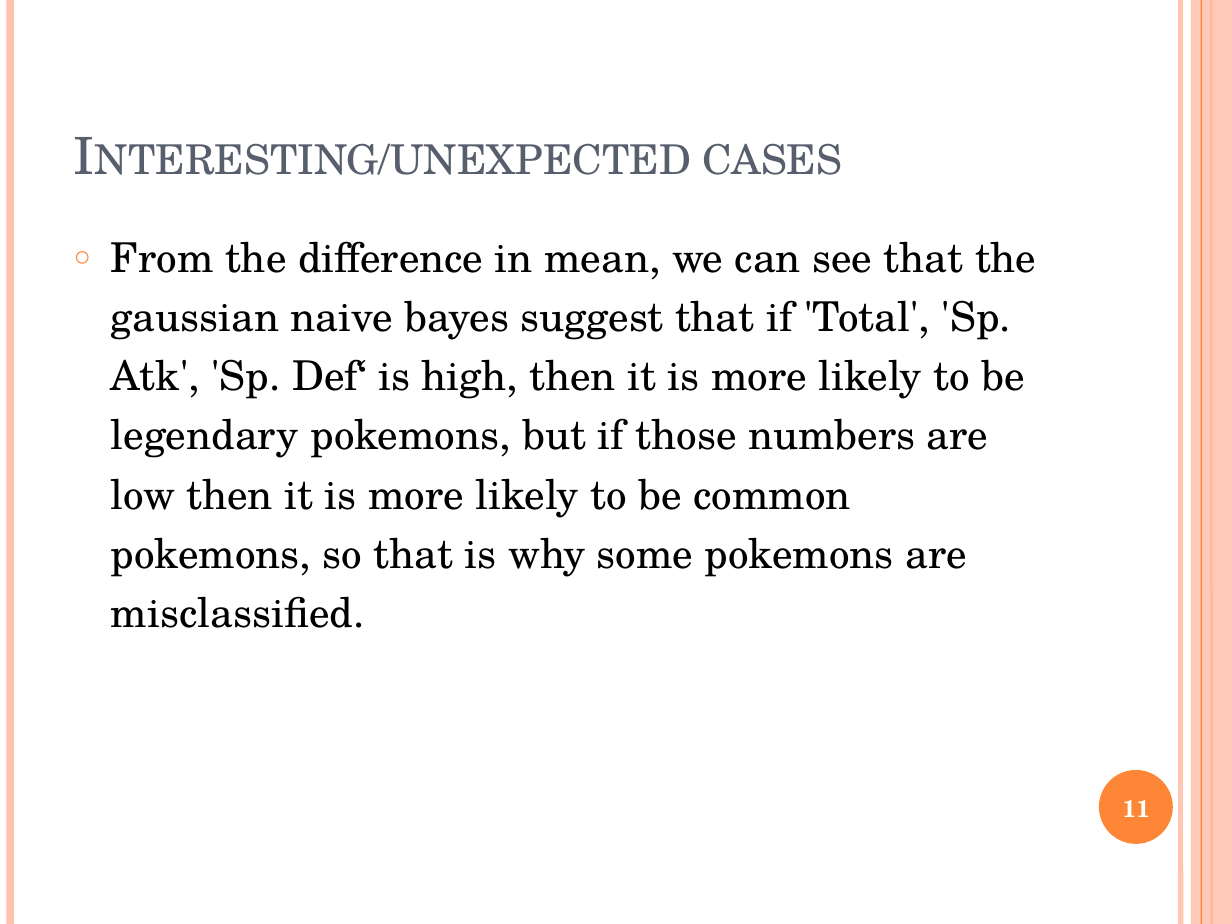
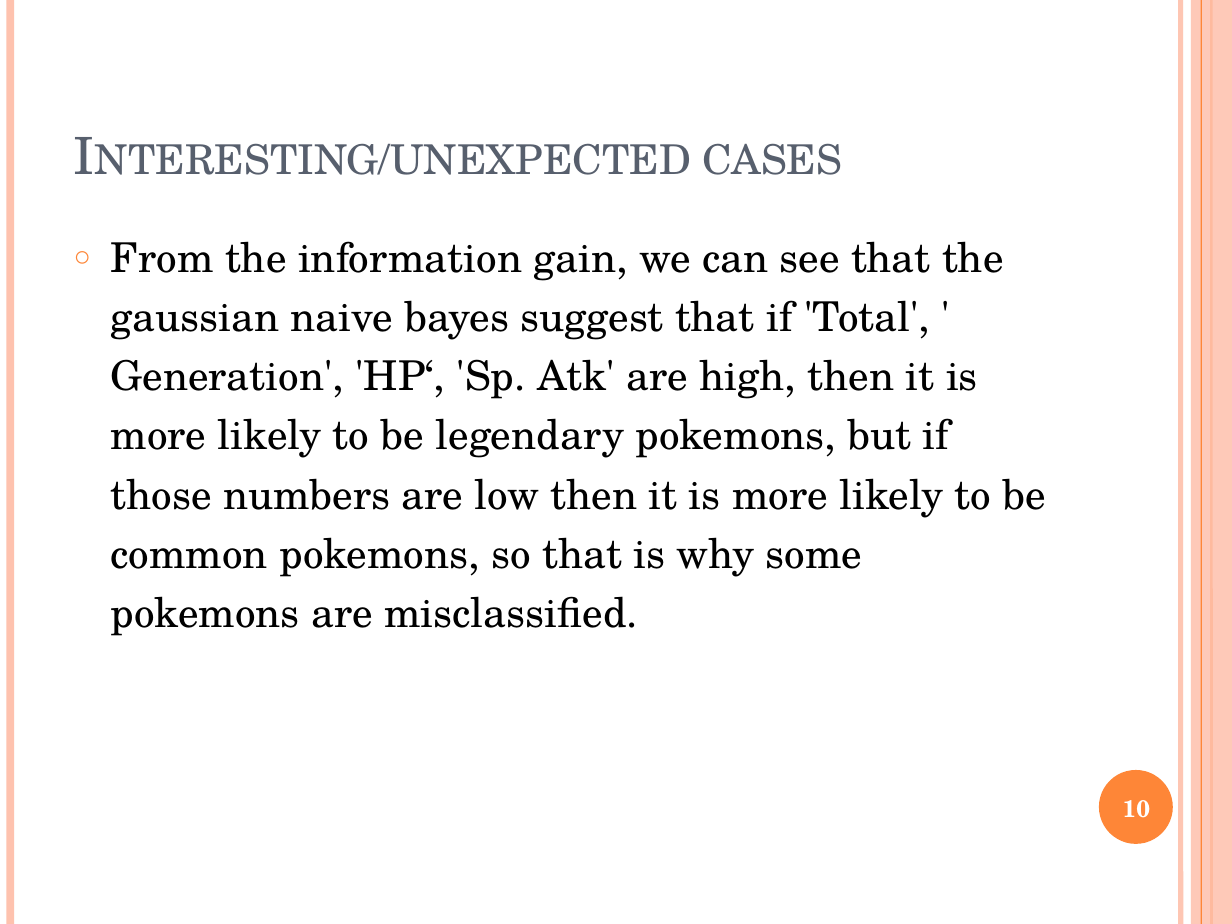
Before and after one commit to kyao4/CS584-MachineLearning-fall-16, a slide deck: slide 10 of project-presentation-template.pptx (slide 11 before the commit). Drawn at 1232x924 pixels with LibreOffice and Linux fonts; fonts in the diff are those of the drawing. Boxes give left, top, right and bottom in pixels: in the first picture for what was removed or moved away, otherwise in the second. Text is boxed around its words. In the diff, an @@ line names an element or a change of style, - is before the commit and + after.

```diff
--- a/project-presentation-template.pptx
+++ b/project-presentation-template.pptx
@@ text at (111, 241, 1046, 636): text changed @@
-○ From the difference in mean, we can see that the gaussian naive bayes suggest that if 'Total', 'Sp. Atk', 'Sp. Def‘ is high, then it is more likely to be legendary pokemons, but if those numbers are low then it is more likely to be common pokemons, so that is why some pokemons are misclassified.
+○ From the information gain, we can see that the gaussian naive bayes suggest that if 'Total', ' Generation', 'HP‘, 'Sp. Atk' are high, then it is more likely to be legendary pokemons, but if those numbers are low then it is more likely to be common pokemons, so that is why some pokemons are misclassified.
@@ page number at (1123, 800, 1151, 818): text changed @@
-11
+10
```
Also in this commit, not shown: 5 other slides changed, 1 slide removed, 1 other file.
